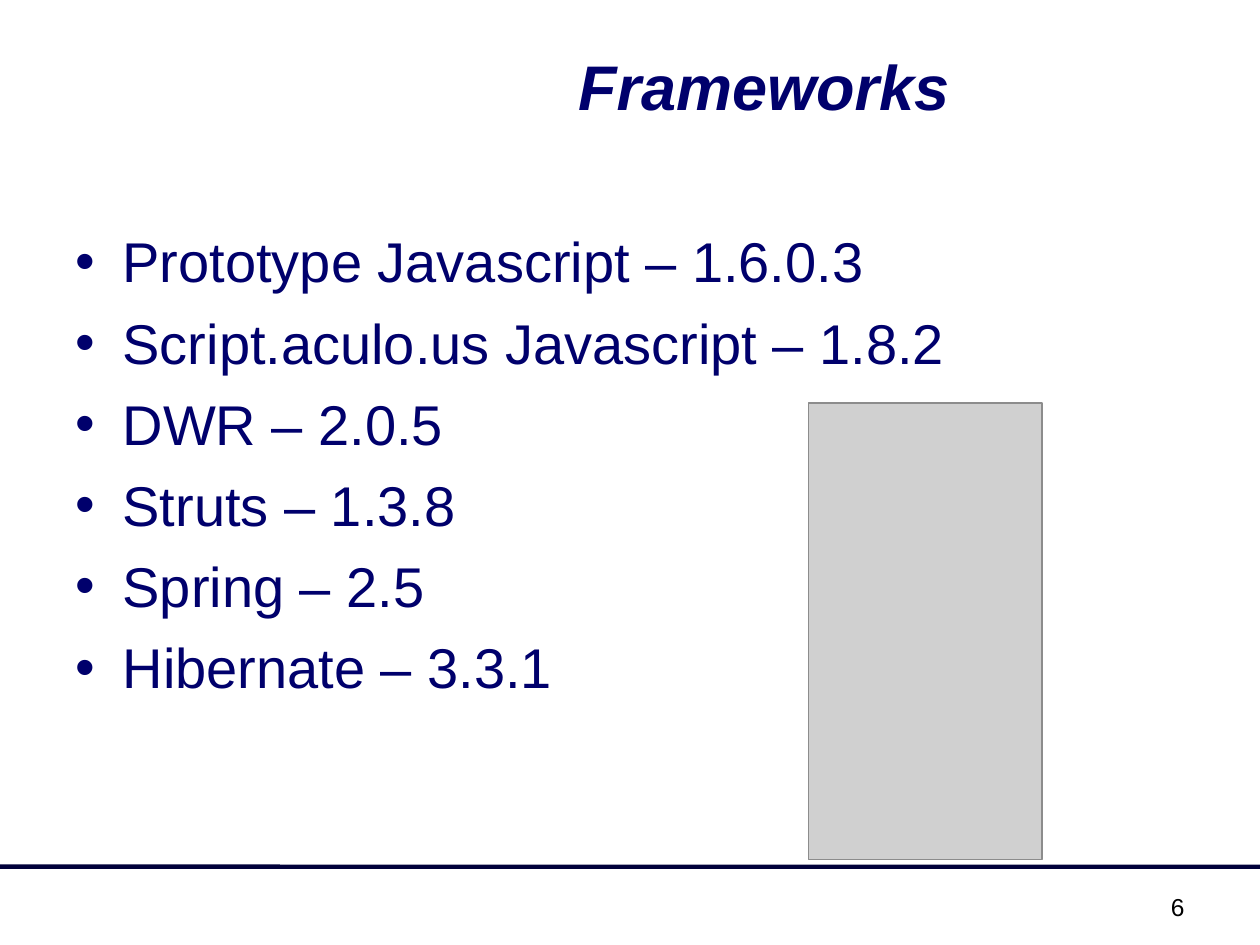
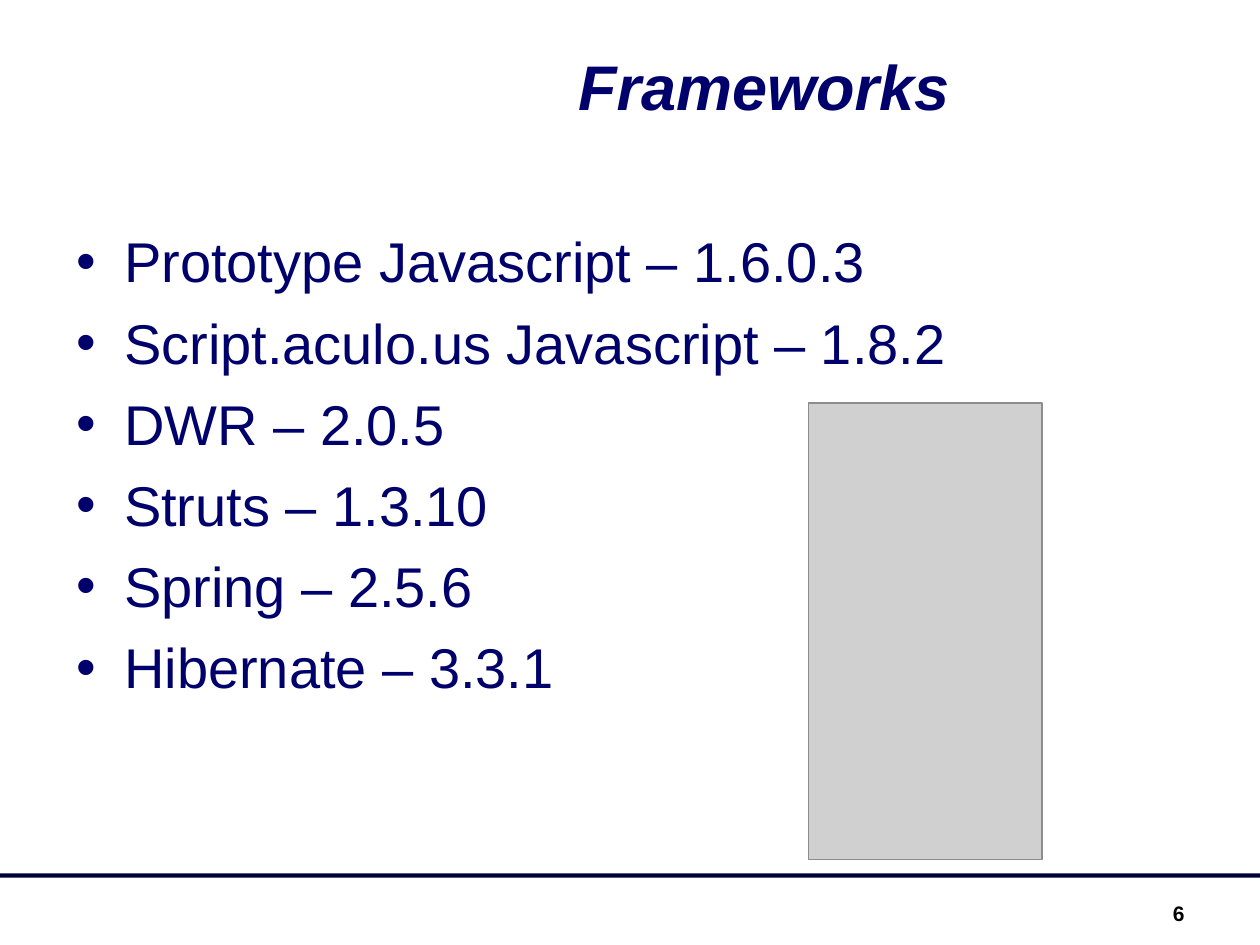
Before and after one commit to luciahsp/sisgestor, a slide deck: slide 6 of documentacao/SisGestor_Apresentação.ppt. Drawn at 1260x945 pixels with LibreOffice and Linux fonts; fonts in the diff are those of the drawing; grey boxes stand for pictures; background and template pictures are left out. Boxes give left, top, right and bottom in pixels: in the first picture for what was removed or moved away, otherwise in the second. Text is boxed around its words. In the diff, an @@ line names an element or a change of style, - is before the commit and + after.

Commit message:
atualização da versão do struts e spring

```diff
--- a/documentacao/SisGestor_Apresentação.ppt
+++ b/documentacao/SisGestor_Apresentação.ppt
@@ text at <box>124,487,488,618</box>: text changed @@
-• Struts – 1.3.8
-• Spring – 2.5
+• Struts – 1.3.10
+• Spring – 2.5.6
@@ line moved from (0, 867) - (1260, 867) to (0, 876) - (1260, 876) @@
@@ page number: place and size @@
-page number at <box>1171,899,1185,917</box>
+page number at <box>1173,906,1185,921</box>
@@ page number at <box>1173,906,1185,921</box>: size 14 to 12 pt, bold on @@
```
Also in this commit, not shown: 10 other slides changed, 28 other files.
